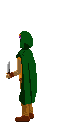
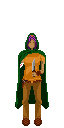
Layers edited between the first and the second 64 × 128 image:
showed group "VertS" (9 layers) over (15, 33, 49, 126)
added layer "Copie de Copie de Ceinture" in group "VertS" over (22, 79, 42, 88)
hid group "HoriO" (8 layers) over (6, 31, 37, 122)
